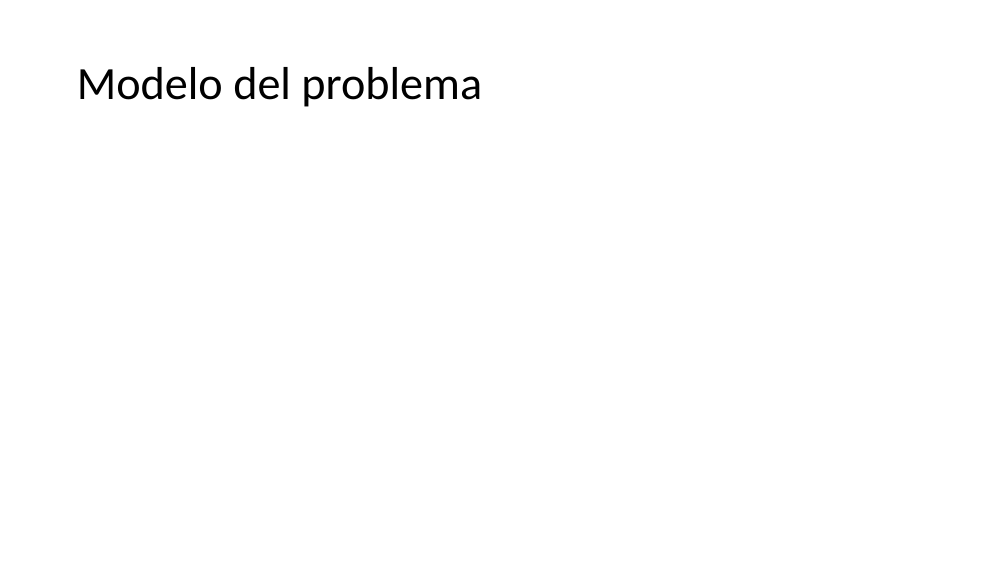
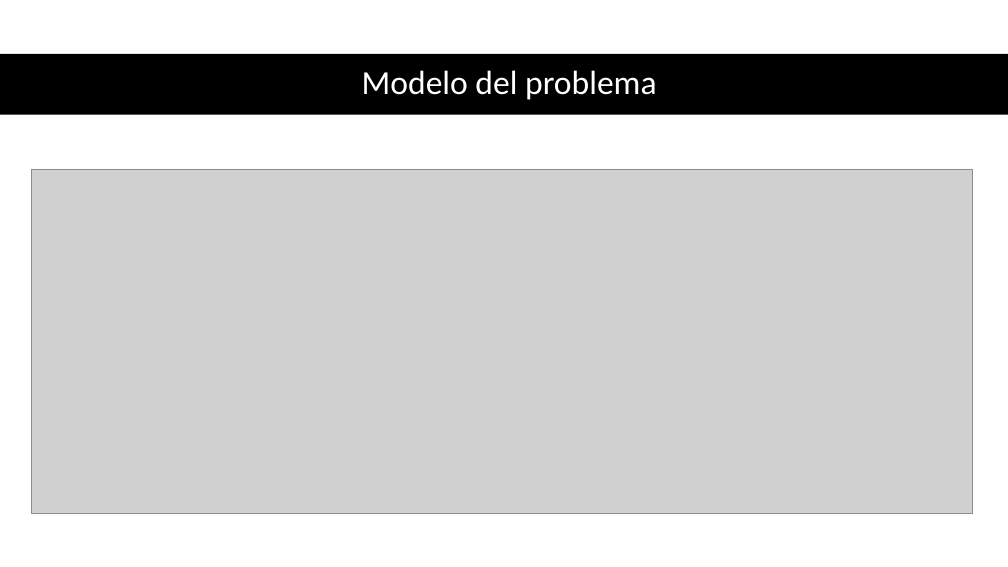
Before and after one commit to Fernando28AC/proyecto_modulo2, a slide deck: slide 5 of Proyecto_modulo2.pptx. Drawn at 1008x567 pixels with LibreOffice and Linux fonts; fonts in the diff are those of the drawing; grey boxes stand for pictures. Boxes give left, top, right and bottom in pixels: in the first picture for what was removed or moved away, otherwise in the second. Text is boxed around its words. In the diff, an @@ line names an element or a change of style, - is before the commit and + after.

```diff
--- a/Proyecto_modulo2.pptx
+++ b/Proyecto_modulo2.pptx
@@ rectangle added at bbox=[0, 54, 1008, 115], fill #000000 @@
@@ title "Modelo del problema": place and size @@
-title "Modelo del problema" at bbox=[77, 67, 482, 107]
+title "Modelo del problema" at bbox=[362, 70, 657, 100]
@@ title "Modelo del problema" at bbox=[362, 70, 657, 100]: size 44 to 32 pt, text colour #000000 to #FFFFFF; alignment left to centre @@
@@ picture added at bbox=[32, 169, 973, 513] @@
```
Also in this commit, not shown: 1 other slide changed, 2 slides added, 2 slides removed.
